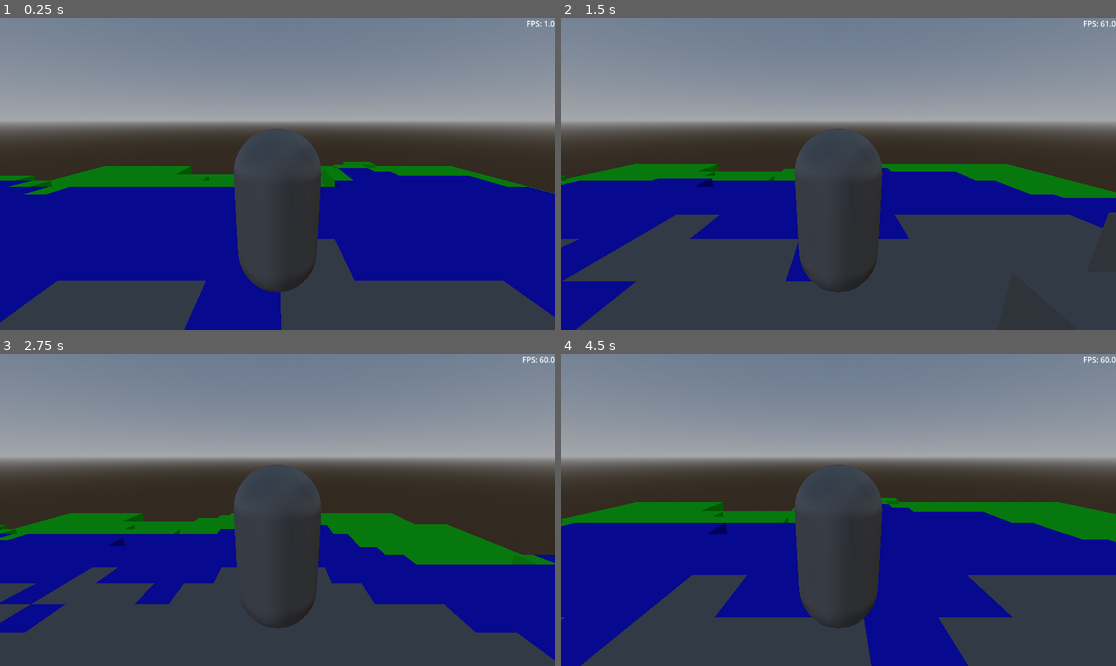
Above: before the commit, frames 1-4 (two rows, left to right).
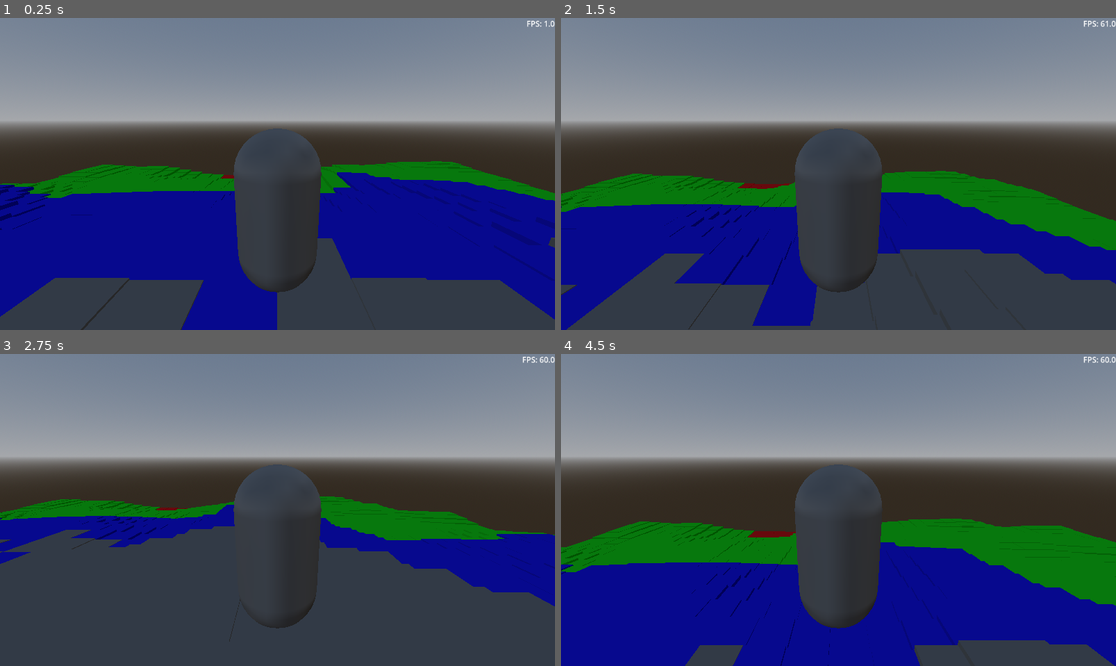
Above: after the commit, the same moments.

Repository: Javijarp/Godot-World-Generation-Tutorial
Game: Godot game, scene res://main.tscn
Same seed, same stepped clock (60 frames per second), same inputs: the game is played once before the commit and once after it.
Inputs:
- Up to frame 1 (0.25 s): no input
- Up to frame 2 (1.5 s): tap Enter (ui_accept) at 0.5, 0.77, 1.07 s; hold Right (ui_right) 0.53-1.28 s; tap Y (Fly, bound only after the commit) at 0.6 s; tap Space at 0.8, 1.35 s; hold Down (ui_down) from 1.28 s (still down)
- Up to frame 3 (2.75 s): tap Enter (ui_accept) at 1.52, 1.82, 2.3 s; tap Shift at 1.55, 2.1 s; release Down (ui_down) at 2.03 s; hold Right (ui_right) from 2.03 s (still down)
- Up to frame 4 (4.5 s): release Right (ui_right) at 2.78 s; hold Up (ui_up) 2.78-3.53 s; tap Enter (ui_accept) at 2.85, 3.02, 3.32, 3.77, 4.07 s; tap Y (Fly, bound only after the commit) at 3.05, 3.6 s; hold Left (ui_left) from 3.53 s (still down); tap Space at 3.8, 4.35 s

The runs differ from the first frame. In frame 1, 3.5% of the frame differs, in the area x 0-100%, y 45-100%; in frame 2, 22%; in frame 3, 21%; in frame 4, 30%, in the area x 0-100%, y 46-100%.

Commit message:
Player Fly and Dynamic y-values

Diff:
--- a/grid_map_world_generator.gd
+++ b/grid_map_world_generator.gd
@@ -2,7 +2,12 @@
 class_name GridMapWorldGenerator
 
 @export var GENERATION_BOUND_DISTANCE = 16
-@export var VERTICAL_AMPLITUDE = 7
+@export var VERTICAL_AMPLITUDE = 7.0
+
+# NEW: Defines how "smooth" the floats look.
+# 100.0 means the Y-axis moves in increments of 0.01 units.
+@export var VERTICAL_SMOOTHNESS: float = 100.0
+
 var noise
 var player
 
@@ -14,51 +19,55 @@
 const BLOCK_GRAY = 3
 const BLOCK_TEAL = 4
 
-# Called when the node enters the scene tree for the first time.
 func _ready() -> void:
-	noise = FastNoiseLite.new()
-	player = get_node("../Player")
+    noise = FastNoiseLite.new()
+    player = get_node("../Player")
 
-	if not mesh_library:
-		push_error("please assign your MeshLibrary (.tres) to this GridMap node in the inspector.")
-	generate_new_cubes_from_position(last_player_grid_pos.x, last_player_grid_pos.y)
+    if not mesh_library:
+        push_error("please assign your MeshLibrary (.tres) to this GridMap node in the inspector.")
 
-# Called every frame. 'delta' is the elapsed time since the previous frame.
+    # THE TRICK: Shrink the vertical grid step size.
+    # This turns the integer Y grid into a high-resolution "float" grid.
+    # The actual voxel meshes will NOT shrink, they just get placed with float precision.
+    cell_size.y = 1.0 / VERTICAL_SMOOTHNESS
+
+    generate_new_cubes_from_position(last_player_grid_pos.x, last_player_grid_pos.y)
+
 func _process(delta: float) -> void:
-	var current_grid_x = round(player.position.x)
-	var current_grid_z = round(player.position.z)
-	var current_grid_pos = Vector2i(current_grid_x, current_grid_z)
+    var current_grid_x = round(player.position.x)
+    var current_grid_z = round(player.position.z)
+    var current_grid_pos = Vector2i(current_grid_x, current_grid_z)
 
-	if current_grid_pos != last_player_grid_pos:
-		last_player_grid_pos = current_grid_pos
-		generate_new_cubes_from_position(current_grid_x, current_grid_z)
+    if current_grid_pos != last_player_grid_pos:
+        last_player_grid_pos = current_grid_pos
+        generate_new_cubes_from_position(current_grid_x, current_grid_z)
 
 func generate_new_cubes_from_position(player_x: int, player_z: int):
-	var start_x = player_x - GENERATION_BOUND_DISTANCE
-	var end_x = player_x + GENERATION_BOUND_DISTANCE
-	var start_z = player_z - GENERATION_BOUND_DISTANCE
-	var end_z = player_z + GENERATION_BOUND_DISTANCE
+    var start_x = player_x - GENERATION_BOUND_DISTANCE
+    var end_x = player_x + GENERATION_BOUND_DISTANCE
+    var start_z = player_z - GENERATION_BOUND_DISTANCE
+    var end_z = player_z + GENERATION_BOUND_DISTANCE
 
-	for x in range(start_x, end_x):
-		for z in range(start_z, end_z):
-			generate_cube_if_new(x, z)
+    for x in range(start_x, end_x):
+        for z in range(start_z, end_z):
+            generate_cube_if_new(x, z)
 
 func generate_cube_if_new(x: int, z: int):
-	# GridMap handles checking if a cell is empty natively via get_cell_item()
-	# -1 means the grid coordinate is empty/unallocated
-	var generated_noise = noise.get_noise_2d(x, z)
-	var y_pos = round(generated_noise * VERTICAL_AMPLITUDE)
+    var generated_noise = noise.get_noise_2d(x, z)
 
-	if get_cell_item(Vector3i(x, y_pos, z)) == INVALID_CELL_ITEM:
-		var block_id = get_block_id_from_noise(generated_noise)
+    # Calculate the true float Y position
+    var float_y = generated_noise * VERTICAL_AMPLITUDE
 
-		# Set_cell_item instantiates the mesh and the collision instantly
-		# without flooding your scene tree with unique nodes.
-		set_cell_item(Vector3i(x, y_pos, z), block_id)
+    # Map the float Y to our new high-resolution vertical integer grid
+    var grid_y = round(float_y * VERTICAL_SMOOTHNESS)
+
+    if get_cell_item(Vector3i(x, grid_y, z)) == INVALID_CELL_ITEM:
+        var block_id = get_block_id_from_noise(generated_noise)
+        set_cell_item(Vector3i(x, grid_y, z), block_id)
 
 func get_block_id_from_noise(noise_value: float) -> int:
-	if noise_value <= -0.4: return BLOCK_RED
-	elif noise_value <= -0.2: return BLOCK_GREEN
-	elif noise_value <= 0: return BLOCK_BLUE
-	elif noise_value <= 0.2: return BLOCK_GRAY
-	else: return BLOCK_TEAL
+    if noise_value <= -0.4: return BLOCK_RED
+    elif noise_value <= -0.2: return BLOCK_GREEN
+    elif noise_value <= 0: return BLOCK_BLUE
+    elif noise_value <= 0.2: return BLOCK_GRAY
+    else: return BLOCK_TEAL
--- a/main.tscn
+++ b/main.tscn
@@ -27,6 +27,8 @@
 
 [node name="World Generator" type="Node" parent="." unique_id=937196888]
 
+[node name="MeshInstance3D" type="MeshInstance3D" parent="." unique_id=813052421]
+
 [node name="Player" type="CharacterBody3D" parent="." unique_id=1144966591]
 transform = Transform3D(1, 0, 0, 0, 1, 0, 0, 0, 1, 0, 1.6035173, 0)
 script = ExtResource("2_0xm2m")
--- a/player.gd
+++ b/player.gd
@@ -1,28 +1,53 @@
 extends CharacterBody3D
 
-
 const SPEED = 5.0
+const FLY_SPEED = 6.0  # Separate speed for flying if you want it faster/slower
 const JUMP_VELOCITY = 4.5
 
+var fly: bool = false
 
 func _physics_process(delta: float) -> void:
-	# Add the gravity.
-	if not is_on_floor():
-		velocity += get_gravity() * delta
 
-	# Handle jump.
-	if Input.is_action_just_pressed("ui_accept") and is_on_floor():
-		velocity.y = JUMP_VELOCITY
+	# Toggle fly mode
+	if Input.is_action_just_pressed("Fly"):
+		fly = !fly
+		# Optional: Reset vertical velocity when toggling so you don't suddenly plunge or rocket up
+		velocity.y = 0
 
-	# Get the input direction and handle the movement/deceleration.
-	# As good practice, you should replace UI actions with custom gameplay actions.
+	# --- 1. HANDLE VERTICAL MOVEMENT (FLYING vs GRAVITY) ---
+	if fly:
+		var vertical_direction := 0.0
+
+		# Read up/down inputs
+		# Make sure "fly_up" (Space) and "fly_down" (Shift) are defined in Project Settings -> Input Map
+		if Input.is_key_label_pressed(KEY_SPACE):
+			vertical_direction += 1.0
+		if Input.is_key_label_pressed(KEY_SHIFT):
+			vertical_direction -= 1.0
+
+		# Apply vertical movement directly
+		velocity.y = vertical_direction * FLY_SPEED
+	else:
+		# Apply normal gravity if not flying
+		if not is_on_floor():
+			velocity += get_gravity() * delta
+
+		# Handle normal jump only when on the ground and not flying
+		if Input.is_action_just_pressed("ui_accept") and is_on_floor():
+			velocity.y = JUMP_VELOCITY
+
+	# --- 2. HANDLE HORIZONTAL MOVEMENT (X/Z Axis) ---
 	var input_dir := Input.get_vector("ui_left", "ui_right", "ui_up", "ui_down")
 	var direction := (transform.basis * Vector3(input_dir.x, 0, input_dir.y)).normalized()
+
+	# Determine current speed based on mode
+	var current_speed = FLY_SPEED if fly else SPEED
+
 	if direction:
-		velocity.x = direction.x * SPEED
-		velocity.z = direction.z * SPEED
+		velocity.x = direction.x * current_speed
+		velocity.z = direction.z * current_speed
 	else:
-		velocity.x = move_toward(velocity.x, 0, SPEED)
-		velocity.z = move_toward(velocity.z, 0, SPEED)
+		velocity.x = move_toward(velocity.x, 0, current_speed)
+		velocity.z = move_toward(velocity.z, 0, current_speed)
 
 	move_and_slide()
--- a/project.godot
+++ b/project.godot
@@ -19,6 +19,18 @@
 
 project/assembly_name="World Generation Test"
 
+[editor]
+
+movie_writer/fps=165
+
+[input]
+
+Fly={
+"deadzone": 0.2,
+"events": [Object(InputEventKey,"resource_local_to_scene":false,"resource_name":"","device":-1,"window_id":0,"alt_pressed":false,"shift_pressed":false,"ctrl_pressed":false,"meta_pressed":false,"pressed":false,"keycode":0,"physical_keycode":89,"key_label":0,"unicode":121,"location":0,"echo":false,"script":null)
+]
+}
+
 [physics]
 
 3d/physics_engine="Jolt Physics"
